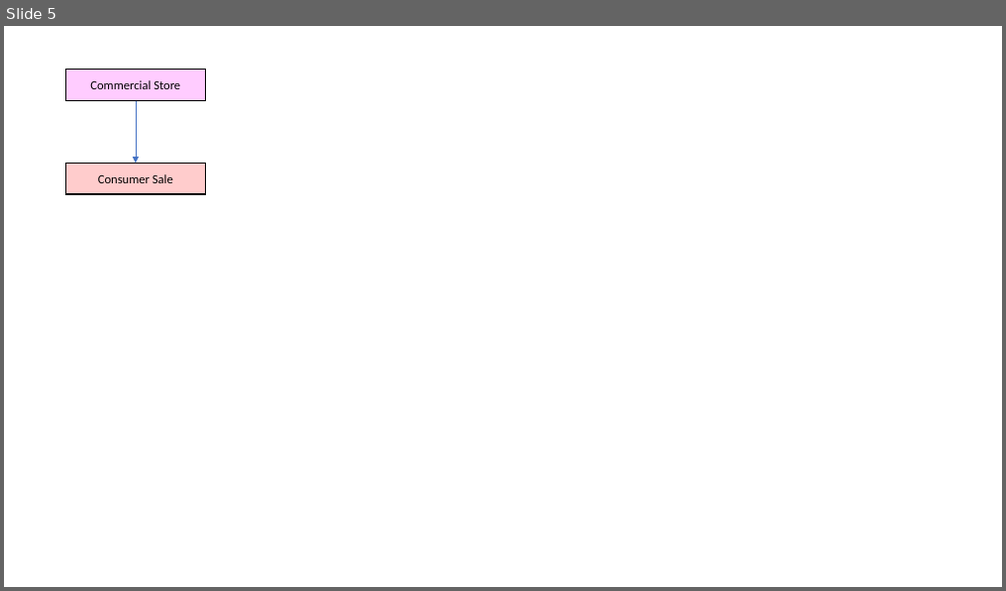
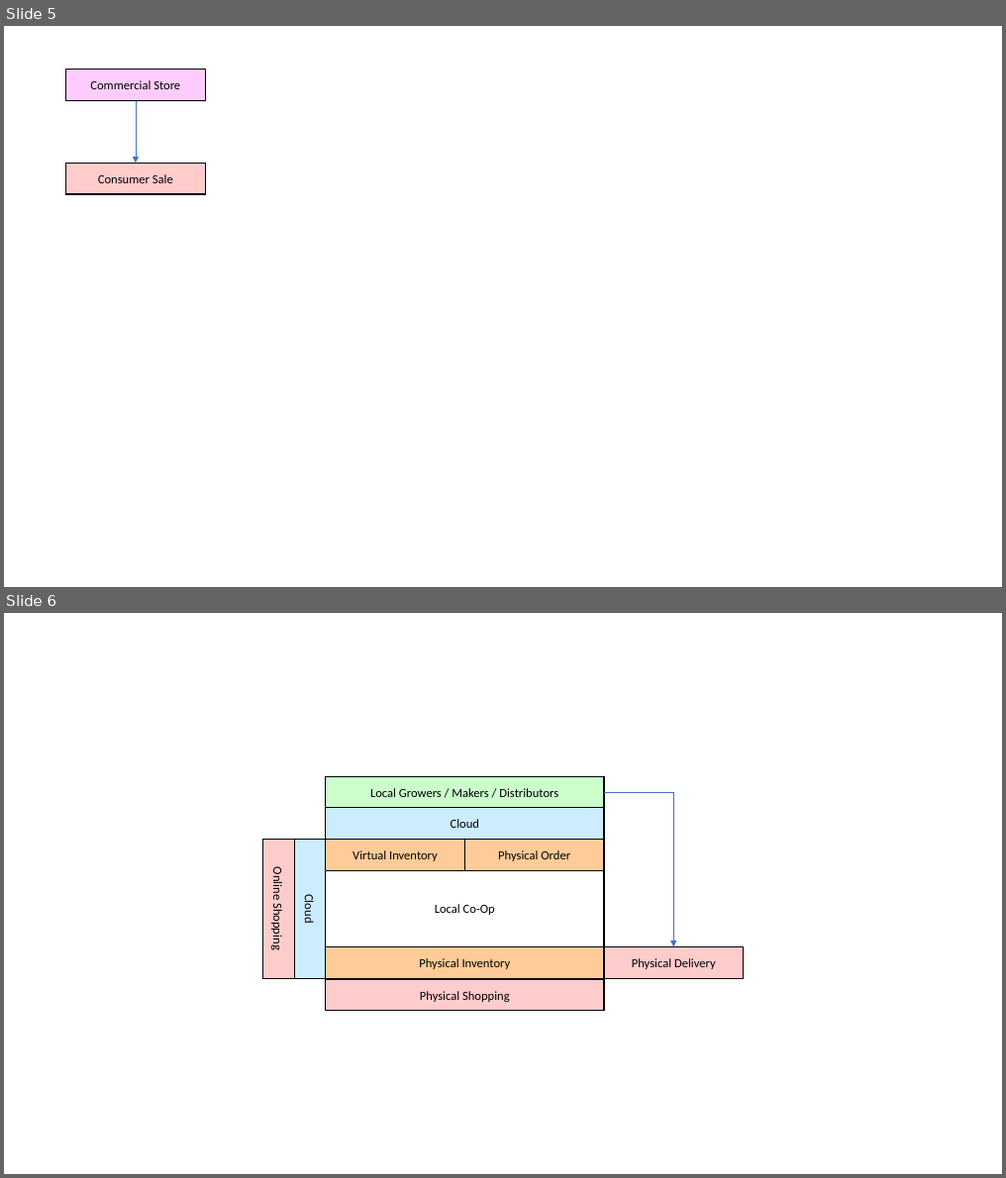
Before and after one commit to danielanywhere/LocalGoods, a slide deck: Docs/LocalGoodsWorksheet.pptx. Shown one above the other, each under a label of ours: slide 5 before the commit, slides 5 and 6 after it. The pictures are 1006x591 and 1006x1178 pixels, drawn with LibreOffice and Linux fonts; fonts in the diff are those of the drawing. Boxes give left, top, right and bottom in pixels: in the first picture for what was removed or moved away, otherwise in the second. Text is boxed around its words. In the diff, an @@ line names an element or a change of style, - is before the commit and + after.

```diff
--- a/Docs/LocalGoodsWorksheet.pptx
+++ b/Docs/LocalGoodsWorksheet.pptx
@@ slide 6 added at bbox=[4, 613, 1002, 1174], background #FFFFFF @@
@@ group added at bbox=[263, 776, 744, 1011]: 10 rectangles, 1 elbow arrow @@
+Local Co-Op
+Physical Inventory
+Virtual Inventory
+Physical Shopping
+Online Shopping
+Cloud
+Cloud
+Local Growers / Makers / Distributors
+Physical Order
+Physical Delivery
```
Also in this commit, not shown: 1 slide removed, 4 other files.
